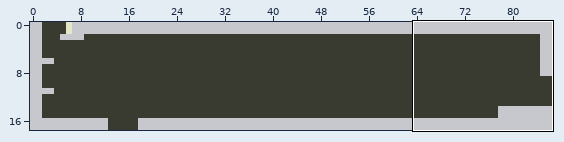
Level history. Tiled map (JSON): assets/tiled/rooms/beenz_2-c.json. Above: a wide view before the commit, with the close-up outlined.
Close-up. Before:
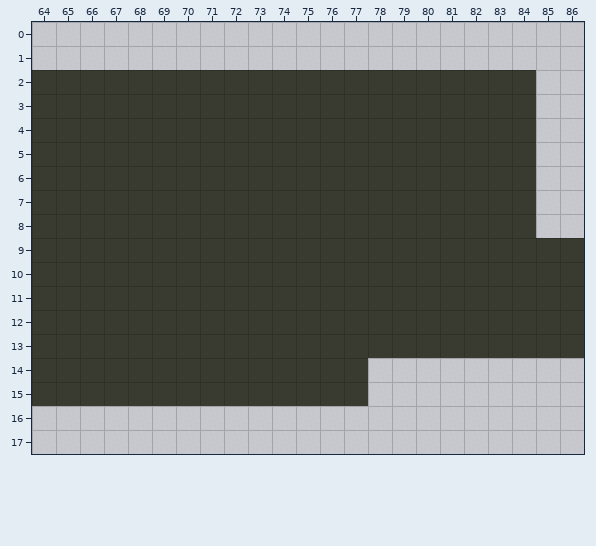
Cells are 24x24 px. Shown: x 64..86, y 0..17. The commit also changed other parts of the map, which this record leaves out.
The same view after the edit:
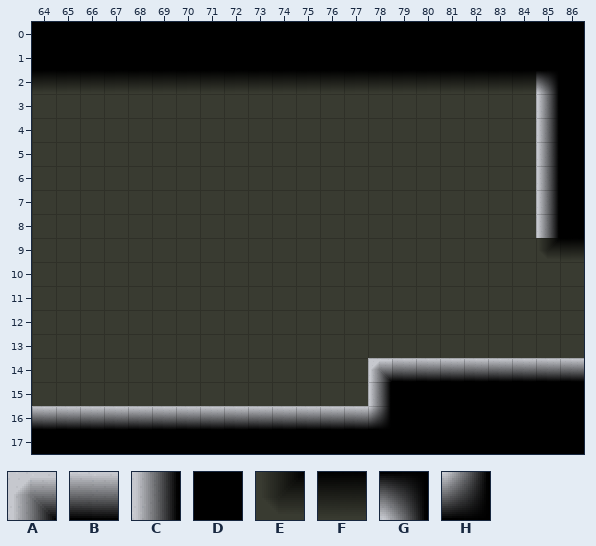
Key: from "other": A 220, B 221, C 264, D 265, E 308, F 309, G 354, H 442.
_ is an empty cell.
Tiles of an added or newly shown layer are drawn over the layers below it.
See-through tiles are keyed as they look on the map.
What changed:
{"where": "layer \"shadow\" (added)"}
{"y":0,"x":64,"old":"_______________________","new":"DDDDDDDDDDDDDDDDDDDDDDD"}
{"y":1,"x":64,"old":"_______________________","new":"DDDDDDDDDDDDDDDDDDDDDDD"}
{"y":2,"x":64,"old":"_______________________","new":"FFFFFFFFFFFFFFFFFFFFFGD"}
{"y":3,"x":85,"old":"__","new":"CD"}
{"y":4,"x":85,"old":"__","new":"CD"}
{"y":5,"x":85,"old":"__","new":"CD"}
{"y":6,"x":85,"old":"__","new":"CD"}
{"y":7,"x":85,"old":"__","new":"CD"}
{"y":8,"x":85,"old":"__","new":"CD"}
{"y":9,"x":85,"old":"__","new":"EF"}
{"y":14,"x":78,"old":"_________","new":"ABBBBBBBB"}
{"y":15,"x":78,"old":"_________","new":"CDDDDDDDD"}
{"y":16,"x":64,"old":"_______________________","new":"BBBBBBBBBBBBBBHDDDDDDDD"}
{"y":17,"x":64,"old":"_______________________","new":"DDDDDDDDDDDDDDDDDDDDDDD"}
